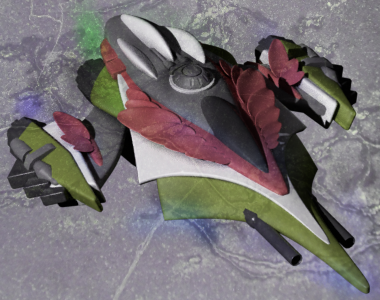
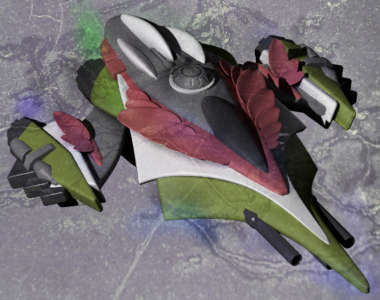
Before/after of a 380×300 layered artwork. What changed in the layer stack:
renamed "rime branch thumb.png #3" to "rime branch thumb.png #4", painted on it over <box>22,14,360,290</box>
